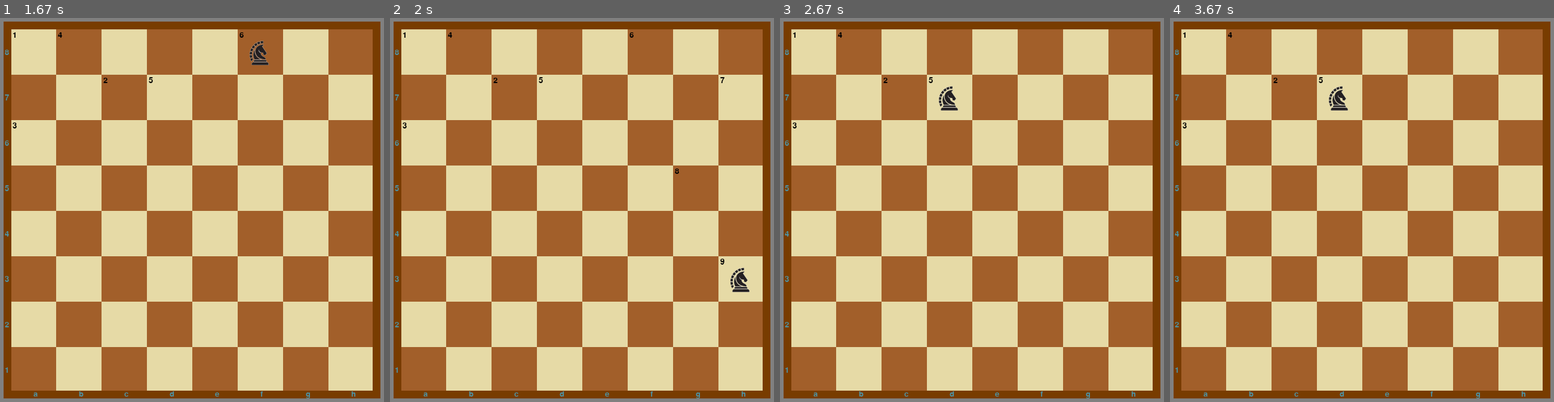
Above: before the commit, frames 1-4 (left to right).
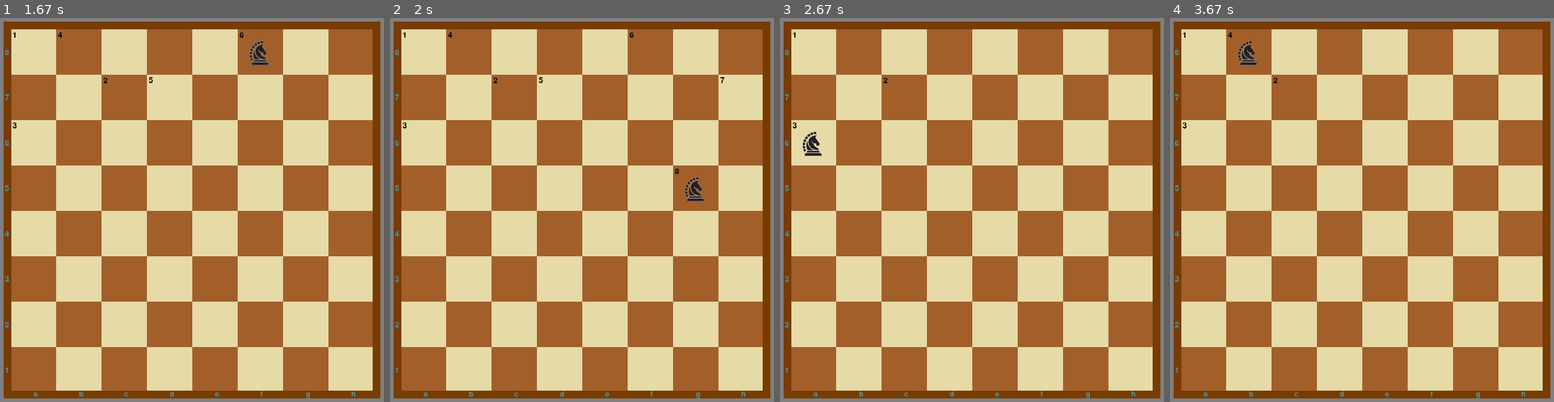
Above: after the commit, the same moments.

Repository: HAPKOLLIE4KA/HorsePyGame
Game: pygame game, started from main.py
Same seed, same stepped clock (60 frames per second), same inputs: the game is played once before the commit and once after it.
Inputs (mouse positions are in pixels of both pictures, inside the frame that each line leads up to):
- Up to frame 1 (1.67 s): click (34, 52) at 0.38 s; hold Right 0.67-1.13 s; hold Up 1.17-1.47 s; hold Right from 1.5 s (still down)
- Up to frame 2 (2 s): release Right at 1.97 s
- Up to frame 3 (2.67 s): hold Left 2-2.53 s; hold Down from 2.57 s (still down)
- Up to frame 4 (3.67 s): release Down at 2.87 s; tap Space at 2.9 s

Frame 1 is identical in both runs. In frame 2, 0.4% of the frame differs, in the area x 76-94%, y 41-72%; in frame 3, 0.4%; in frame 4, 0.4%.

Commit message:
Update main.py

Diff:
--- a/main.py
+++ b/main.py
@@ -19,53 +19,20 @@
     story_moves = []
 
     running = True
-    click_start_position = False # начальная позиция выбрана или нет
-    auto_move = False # автоходы
-    tapLeft = False # нажатие на стрелку влево
+    click_start_position = False  # начальная позиция выбрана или нет
+    auto_move = False  # автоходы
+    tapLeft = False  # нажатие на стрелку влево
     next_move = False  # следующий ход по конпке
 
-    while running:
+    while not click_start_position:
 
         for event in pygame.event.get():
 
             if event.type == pygame.QUIT:
                 running = False
+                click_start_position = True
 
-            elif click_start_position and (event.type == pygame.KEYDOWN):  # управление клавишами
-                if event.key == pygame.K_SPACE:
-                    FPS = 2
-                    auto_move = not auto_move
-
-                if event.key == pygame.K_RIGHT:
-                    FPS = 10
-                    auto_move = False
-                    next_move = True
-
-                if event.key == pygame.K_LEFT:
-                    FPS = 10
-                    auto_move = False
-                    tapLeft = True
-
-                if event.key == pygame.K_UP:
-                    FPS += 1
-
-                    if FPS > 6: FPS = 6
-
-                if event.key == pygame.K_DOWN:
-                    FPS -= 1
-                    if FPS < 2: FPS = 2
-
-                if event.key == pygame.K_RETURN:
-                    FPS = 150
-
-            elif click_start_position and event.type == pygame.KEYUP:
-                if event.key == pygame.K_RIGHT or event.key == pygame.K_LEFT:
-                    tapLeft = False
-                    next_move = False
-
-
-            elif not click_start_position and event.type == pygame.MOUSEBUTTONDOWN:  # установка изначальной позиции
-
+            if event.type == pygame.MOUSEBUTTONDOWN:  # установка изначальной позиции
                 cursor_position = event.pos
 
                 for row in range(COUNT_CELL_IN_RAW):
@@ -78,20 +45,58 @@
                             position_x, position_y = column, row
                             click_start_position = True
 
+        screen.fill(GRAY)
+        print_board(cells, story_moves, screen)
 
-        if click_start_position and tapLeft and len(story_moves) > 1:
+        clock.tick(FPS)
+        pygame.display.flip()
+
+    while running:
+
+        for event in pygame.event.get():
+
+            if event.type == pygame.QUIT:
+                running = False
+
+            elif (event.type == pygame.KEYDOWN):  # управление клавишами
+                if event.key == pygame.K_SPACE:
+                    FPS = 2
+                    auto_move = not auto_move
+
+                if event.key == pygame.K_RIGHT:  # нажатие на стрелку вправо
+                    FPS = 8
+                    auto_move = False
+                    next_move = True
+
+                if event.key == pygame.K_LEFT:  # нажатие на стрелку влево
+                    FPS = 10
+                    auto_move = False
+                    tapLeft = True
+
+                if event.key == pygame.K_UP:  # ускорение для автохода
+                    FPS += 1
+
+                    if FPS > 6: FPS = 6
+
+                if event.key == pygame.K_DOWN:
+                    FPS -= 1
+                    if FPS < 2: FPS = 2
+
+                if event.key == pygame.K_RETURN:  # переход в самый конец
+                    FPS = 150
+
+            elif event.type == pygame.KEYUP:
+
+                if event.key == pygame.K_RIGHT or event.key == pygame.K_LEFT:
+                    tapLeft = False
+                    next_move = False
+
+        if tapLeft and len(story_moves) > 1:  # ход назад
             moves[position_y][position_x] = 0
             position_x, position_y = story_moves[-2].get_coords_matrix
             story_moves.pop()
 
-        screen.fill(GRAY)
-
-        print_board(cells, story_moves, screen)
-
-        if click_start_position:
-            screen.blit(horse_image, cells[position_y][position_x].get_horse_coords)
-
-        if auto_move or next_move:
+        if auto_move or next_move:  # следующий ход коня
 
             x, y = new_move(moves, position_x, position_y)
             if (x, y) != (-1000, -1000):
@@ -99,6 +104,10 @@
                 moves[position_y][position_x] = 1
                 story_moves += [cells[position_y][position_x]]
 
+        screen.fill(GRAY)  # отрисовка
+        print_board(cells, story_moves, screen)
+        screen.blit(horse_image, cells[position_y][position_x].get_horse_coords)
+
         clock.tick(FPS)
         pygame.display.flip()
 
